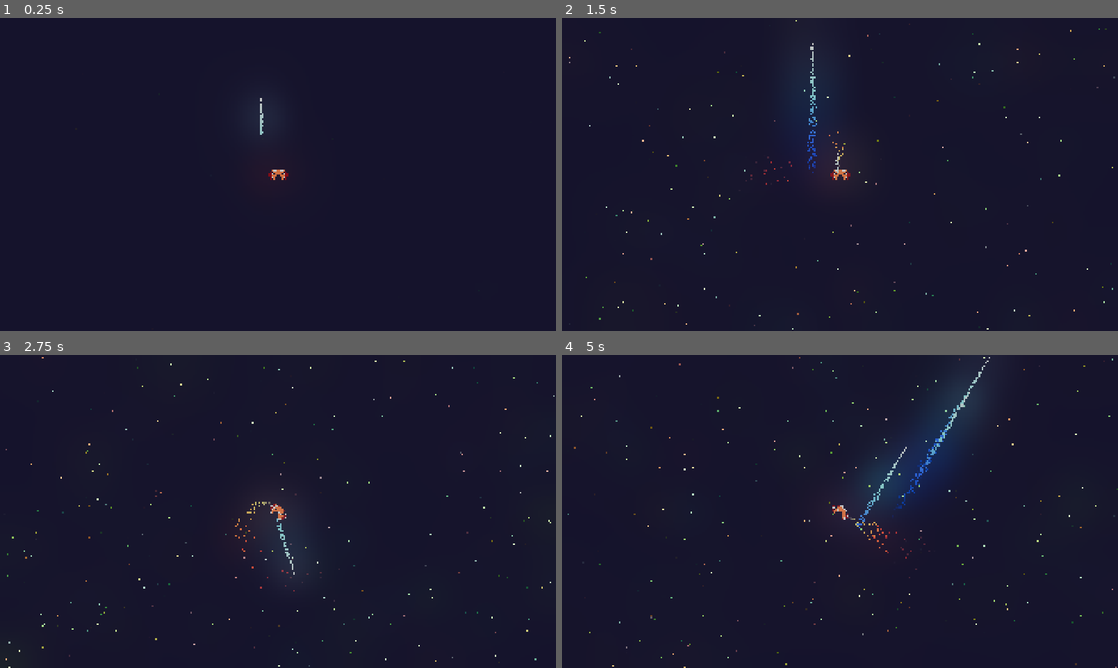
Above: before the commit, frames 1-4 (two rows, left to right).
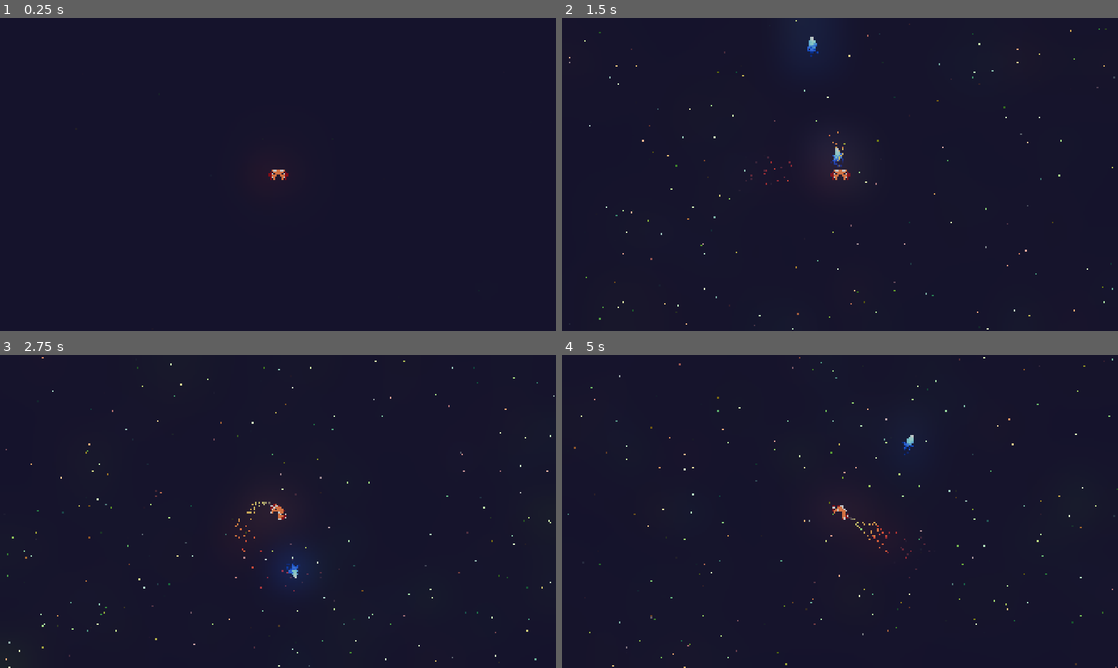
Above: after the commit, the same moments.

Repository: Lunix-420/OrbitOfPain
Game: Godot game, scene res://scenes/World.tscn
The game is run twice, just before and just after one commit, with the same random seed, the same clock (stepped at 60 frames per second) and the same inputs.
Inputs:
- Up to frame 1 (0.25 s): no input
- Up to frame 2 (1.5 s): hold D (move_right) 0.53-1.28 s; tap Space (action_shoot) at 0.6, 1.35 s; hold S (move_backwards) from 1.28 s (still down)
- Up to frame 3 (2.75 s): release S (move_backwards) at 2.03 s; hold D (move_right) from 2.03 s (still down); hold E (move_turn_ccw) from 2.03 s (still down); tap Space (action_shoot) at 2.3 s
- Up to frame 4 (5 s): release D (move_right) at 2.78 s; release E (move_turn_ccw) at 2.78 s; hold W (move_forward) 2.78-3.53 s; tap Q (move_turn_cw) at 2.85 s; tap Space (action_shoot) at 3.05, 3.6, 4.35 s; hold A (move_left) from 3.53 s (still down)

The runs differ from the first frame. In frame 1, less than 0.1% of the frame differs, in the area x 46-48%, y 25-38%; in frame 2, 0.3%; in frame 3, 0.1%; in frame 4, 2.9%, in the area x 53-77%, y 0-56%.

Commit message:
feat: Implement enemy spawning system

Diff:
--- a/scenes/Plasma.tscn
+++ b/scenes/Plasma.tscn
@@ -18,8 +18,8 @@
 emission_sphere_radius = 1.0
 velocity_pivot = Vector3(0, 100, 0)
 spread = 180.0
-initial_velocity_min = 5.0
-initial_velocity_max = 50.0
+initial_velocity_min = 20.0
+initial_velocity_max = 500.0
 gravity = Vector3(0, 0, 0)
 scale_min = 10.0
 scale_max = 10.0
@@ -33,5 +33,6 @@
 
 [node name="GPUParticles2D" type="GPUParticles2D" parent="."]
 amount = 200
-fixed_fps = 300
+lifetime = 0.1
+fixed_fps = 60
 process_material = SubResource("ParticleProcessMaterial_oon8e")
--- a/scenes/Player.tscn
+++ b/scenes/Player.tscn
@@ -1,7 +1,8 @@
-[gd_scene load_steps=7 format=3 uid="uid://71rc8k32st6a"]
+[gd_scene load_steps=8 format=3 uid="uid://71rc8k32st6a"]
 
 [ext_resource type="Script" uid="uid://cged4wdm7o1j0" path="res://scripts/player.gd" id="1_qm0ti"]
 [ext_resource type="Texture2D" uid="uid://ceomkl5mknhy0" path="res://ships/Spaceship(1).png" id="2_g2els"]
+[ext_resource type="Script" uid="uid://bkne57gikkxc6" path="res://scripts/spawner.gd" id="3_3li8b"]
 
 [sub_resource type="Gradient" id="Gradient_g2els"]
 offsets = PackedFloat32Array(0, 0.116279, 0.530233, 1)
@@ -43,6 +44,9 @@
 collision_layer = 2
 collision_mask = 2
 script = ExtResource("1_qm0ti")
+
+[node name="Shooter" type="Marker2D" parent="."]
+position = Vector2(0, -45)
 
 [node name="ExhaustBackLeft" type="GPUParticles2D" parent="."]
 position = Vector2(-43, 33)
@@ -104,3 +108,6 @@
 
 [node name="Camera2D" type="Camera2D" parent="."]
 zoom = Vector2(0.5, 0.5)
+
+[node name="Spawner" type="Node" parent="."]
+script = ExtResource("3_3li8b")
--- a/scenes/World.tscn
+++ b/scenes/World.tscn
@@ -1,7 +1,6 @@
-[gd_scene load_steps=8 format=3 uid="uid://dd0r1cokjlsj3"]
+[gd_scene load_steps=7 format=3 uid="uid://dd0r1cokjlsj3"]
 
 [ext_resource type="PackedScene" uid="uid://71rc8k32st6a" path="res://scenes/Player.tscn" id="1_kqs1s"]
-[ext_resource type="PackedScene" uid="uid://b3eq3han4dkrp" path="res://scenes/Plasma.tscn" id="2_32lhk"]
 
 [sub_resource type="Environment" id="Environment_jeodi"]
 background_mode = 3
@@ -65,6 +64,4 @@
 [node name="Player" parent="." instance=ExtResource("1_kqs1s")]
 self_modulate = Color(0, 0, 0, 1)
 light_mask = 3
-
-[node name="Plasma" parent="." instance=ExtResource("2_32lhk")]
-position = Vector2(-119, -276)
+z_index = 10
--- a/scripts/plasma.gd
+++ b/scripts/plasma.gd
@@ -2,6 +2,8 @@
 
 const SPEED = 1000.0
 
+var init_speed = 0
+
 func _physics_process(delta: float) -> void:
 	var direction = Vector2.RIGHT.rotated(rotation - PI / 2)
-	position += direction * SPEED * delta
+	position += direction * (SPEED + init_speed) * delta
--- a/scripts/player.gd
+++ b/scripts/player.gd
@@ -75,8 +75,9 @@
 
 func handle_shooting(delta: float) -> void:
 	if Input.is_action_just_pressed("action_shoot"):
-		print("Shoot")
+		var shooter = get_node("Shooter")
 		var plasma = preload("res://scenes/Plasma.tscn").instantiate()
 		plasma.rotation = rotation
-		plasma.position = position
+		plasma.position = shooter.global_position
+		plasma.set("init_speed", speed)
 		get_tree().current_scene.add_child(plasma)
--- /dev/null
+++ b/scripts/spawner.gd
@@ -0,0 +1,21 @@
+extends Node
+
+var spawn_timer: float = 0.0
+var spawn_interval: float = 3.0
+var SPAWN_DISTANCE: float = 2000.0
+
+func _process(delta: float) -> void:
+	spawn_timer += delta
+	if spawn_timer >= spawn_interval:
+		spawn_enemy()
+		spawn_timer = 0.0
+
+func spawn_enemy() -> void:
+	var spawn_point = get_spawn_point()
+	var enemy = preload("res://scenes/Enemy.tscn").instantiate()
+	enemy.position = spawn_point
+	get_tree().current_scene.add_child(enemy)
+
+func get_spawn_point() -> Vector2:
+	var random_angle = randf_range(0, 2 * PI)
+	return Vector2(cos(random_angle) * SPAWN_DISTANCE, sin(random_angle) * SPAWN_DISTANCE)
Not shown, added: scripts/spawner.gd.uid
